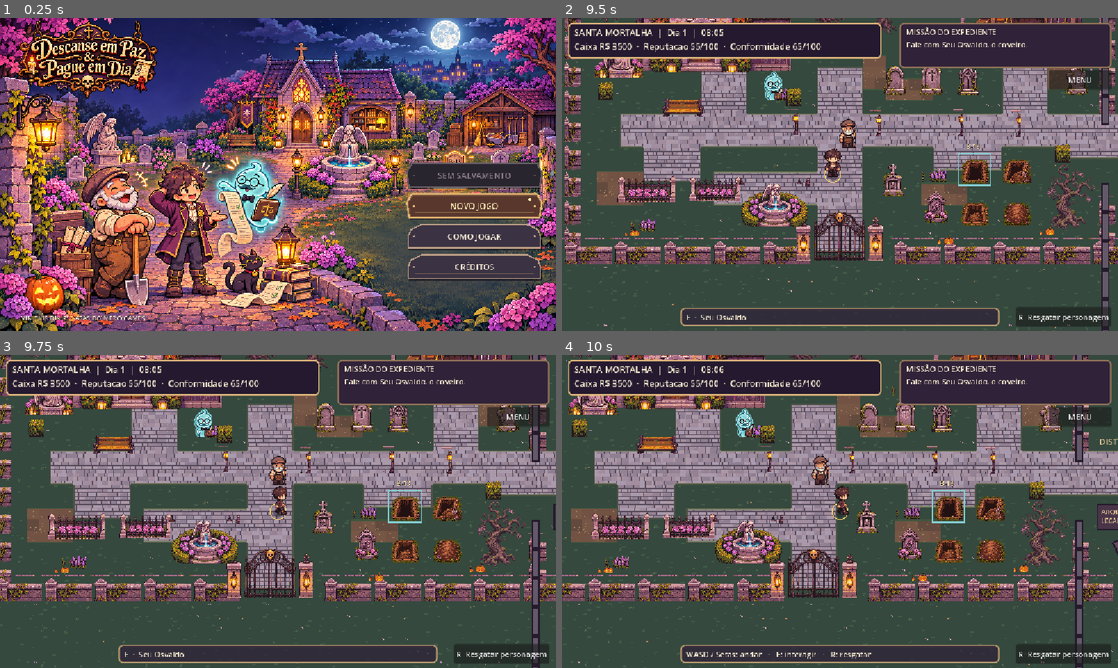
Above: before the commit, frames 1-4 (two rows, left to right).
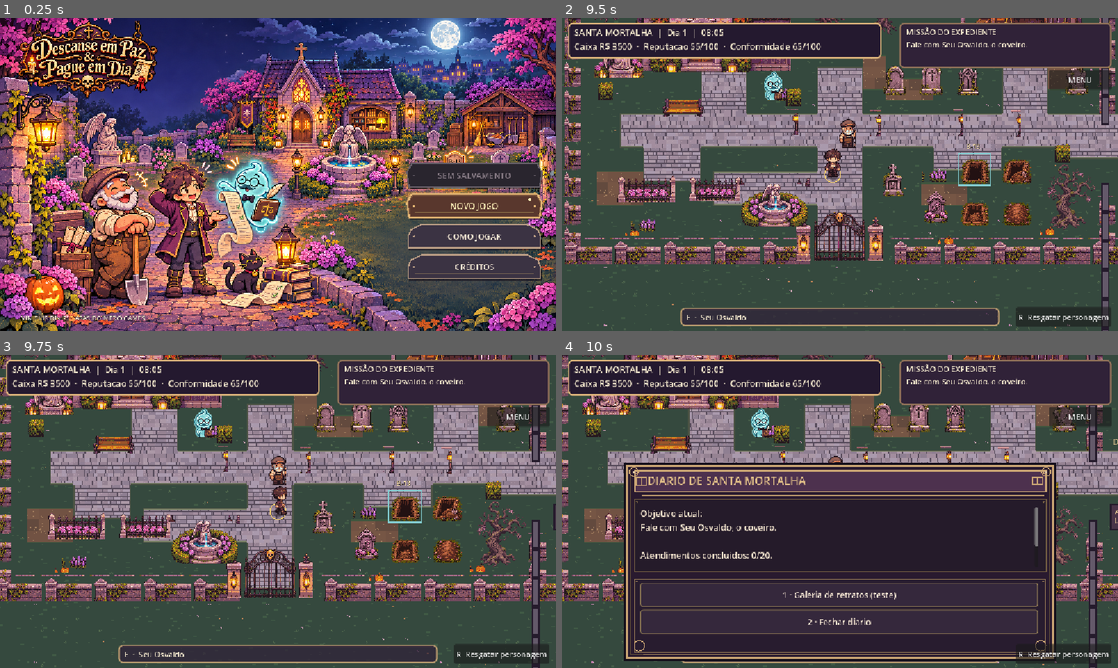
Above: after the commit, the same moments.

Repository: viniciushb104-png/descanse-em-paz
Game: Godot game, scene res://scenes/menu/main_menu.tscn
Same seed, same stepped clock (60 frames per second), same inputs: the game is played once before the commit and once after it.
Inputs (mouse positions are in pixels of both pictures, inside the frame that each line leads up to):
- Up to frame 1 (0.25 s): no input
- Up to frame 2 (9.5 s): click "COMO JOGAR" at 0.5 s; click "COMO JOGAR" at 1.25 s; click "NOVO JOGO" at 2 s; click "NOVO JOGO" at 2.75 s; click "CRÉDITOS" at 3.5 s; click "VOLTAR" at 4.25 s; tap Enter at 5 s; move the mouse to (962, 158) at 5.02 s; hold Right (ui_right) 5.03-5.75 s; tap J at 5.1 s; click (962, 158) at 5.17 s; tap Space at 5.27, 8.75 s; click "1 · Comecar expediente" at 5.75 s; click "R Resgatar personagem" at 6.5 s; click "MENU" at 7.25 s; click "1 · Retomar expediente" at 8 s; drag from (728, 190) to (812, 237) at 8.77 s
- Up to frame 3 (9.75 s): tap Enter at 9.5 s; move the mouse to (333, 442) at 9.52 s; hold Right (ui_right) from 9.53 s (still down); tap 1 at 9.6 s
- Up to frame 4 (10 s): keep holding Right (ui_right); tap J at 9.8 s

Frames 1-3 are identical in both runs. In frame 4, 61% of the frame differs, in the area x 0-100%, y 0-100%.

Commit message:
feat: galeria interativa das 12 expressoes pelo Diario e tecla J

Diff:
--- a/scripts/main.gd
+++ b/scripts/main.gd
@@ -115,6 +115,10 @@
         (options_box.get_child(0) as Button).pressed.emit()
         get_viewport().set_input_as_handled()
         return
+    if event.keycode == KEY_J and not dialogue_open:
+        _open_journal()
+        get_viewport().set_input_as_handled()
+        return
     if event.keycode == KEY_ESCAPE:
         if dialogue_open:
             _close()
@@ -152,7 +156,26 @@
     if dialogue_open or rooms.changing:
         return
     var mission: String = rooms.objective() if stage >= 12 else OBJECTIVES[stage]
-    _show("DIARIO DE SANTA MORTALHA", "Objetivo atual:\n"+mi …(136 unchanged characters)… cticios." % rooms.case_index, [{"text":"Fechar diario","action":"close"}])
+    _show("DIARIO DE SANTA MORTALHA", "Objetivo atual:\n"+mi …(136 unchanged characters)… cticios." % rooms.case_index, [{"text":"Galeria de retratos (teste)","action":"portrait_gallery"},{"text":"Fechar diario","action":"close"}])
+
+func _portrait_gallery() -> void:
+    _show("GALERIA DE RETRATOS","Teste visual das expressoes. O progresso e o dinheiro nao serao alterados.",[
+        {"text":"Baltazar — contador fantasma","action":"portrait_select_baltazar"},
+        {"text":"Seu Osvaldo — coveiro","action":"portrait_select_osvaldo"},
+        {"text":"Madame Amalia — funeraria","action":"portrait_select_amalia"},
+        {"text":"Voltar ao jogo","action":"close"}
+    ])
+
+func _portrait_preview(identity: String, expression: String) -> void:
+    var person: Dictionary = DIALOGUE_CHARACTERS.by_id(identity)
+    if person.is_empty() or not PORTRAIT_EXPRESSIONS.has_actor(identity):
+        _portrait_gallery()
+        return
+    var options: Array = []
+    for emotion in PORTRAIT_EXPRESSIONS.EMOTIONS:
+        options.append({"text":str(emotion).capitalize(),"action":"portrait_emotion_"+identity+"_"+str(emotion)})
+    options.append({"text":"Voltar a galeria","action":"portrait_gallery"})
+    _show_character(str(person["name"]),"PREVIA DOS RETRATOS\n\nConfira a expressao atual no canto esquerdo. Esta galeria nao altera as missoes.",str(person["profile"]),options,expression)
 
 func _try_interact() -> void:
     if dialogue_open or rooms.changing:
@@ -227,6 +250,18 @@
             _show("Baltazar, o contador fantasma", "Caixa positivo NAO significa lucro, meu jovem! Ainda existem salarios, materiais, impostos, manutencao e reservas. Morri esperando uma nota fiscal!", [{"text": "Cuidarei das contas", "action": "close"}])
 
 func _on_choice(action: String) -> void:
+    if action == "portrait_gallery":
+        _portrait_gallery()
+        return
+    if action.begins_with("portrait_select_"):
+        _portrait_preview(action.trim_prefix("portrait_select_"),"alegre")
+        return
+    if action.begins_with("portrait_emotion_"):
+        var info: String = action.trim_prefix("portrait_emotion_")
+        var separator: int = info.find("_")
+        if separator > 0:
+            _portrait_preview(info.substr(0,separator),info.substr(separator+1))
+        return
     if action in ["drive_training","drive_job"]:
         driving_job = action == "drive_job"
         _start_driving()
